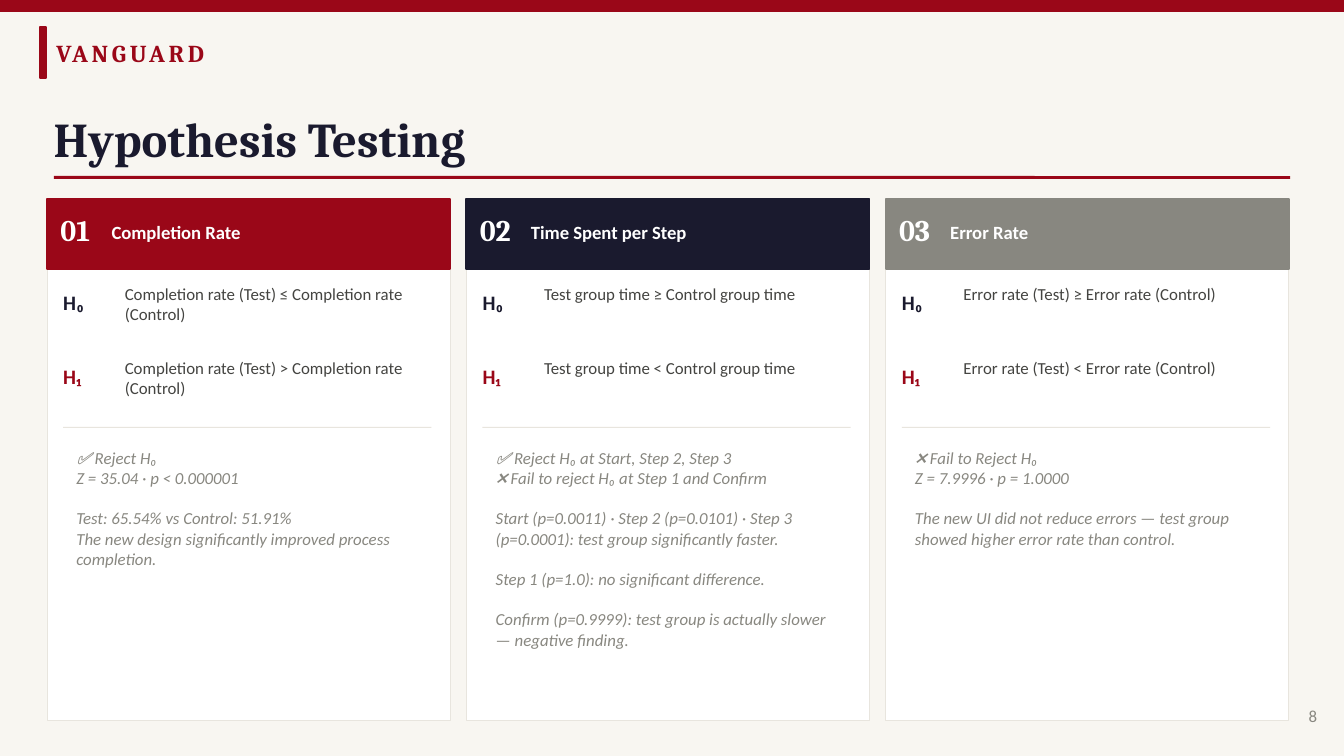
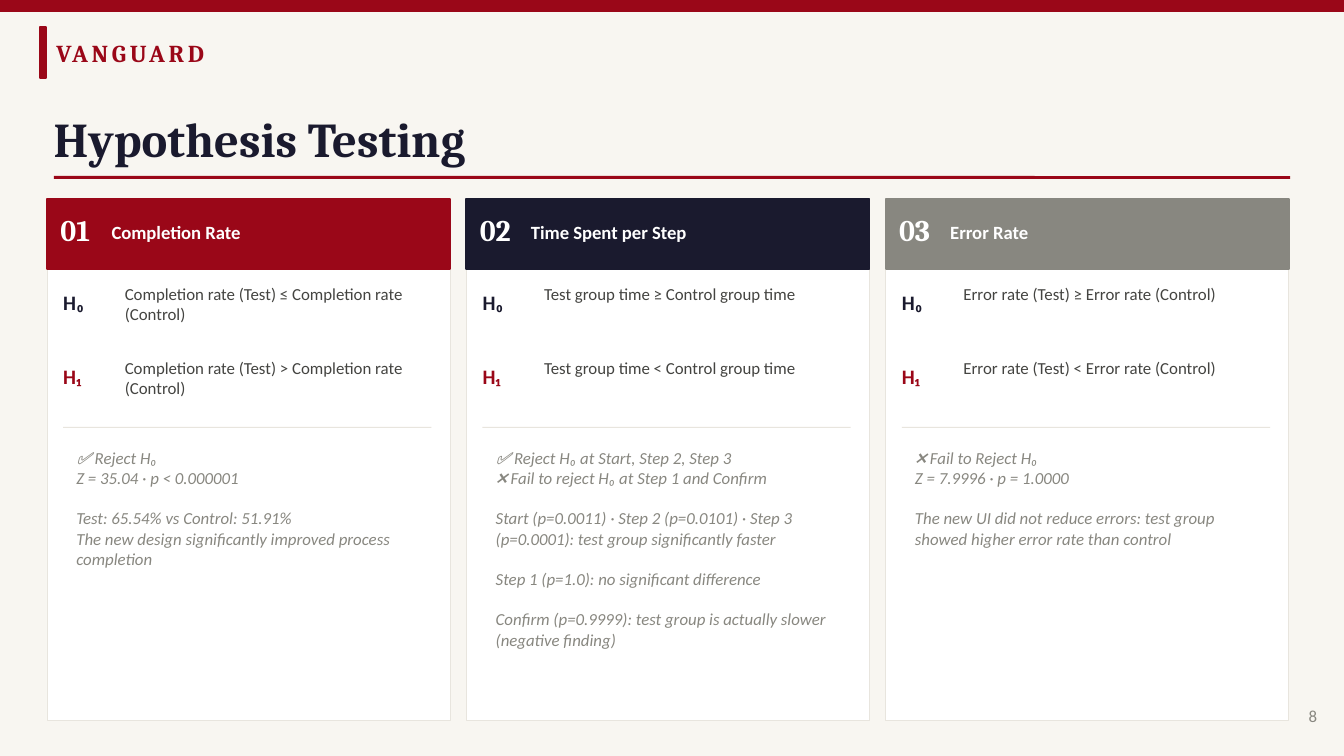
Before and after one commit to craftedbygaby/AB_testing, a slide deck: slide 8 of Vanguard_ABTest_Presentation.pptx. Drawn at 1344x756 pixels with LibreOffice and Linux fonts; fonts in the diff are those of the drawing. Boxes give left, top, right and bottom in pixels: in the first picture for what was removed or moved away, otherwise in the second. Text is boxed around its words. In the diff, an @@ line names an element or a change of style, - is before the commit and + after.

```diff
--- a/Vanguard_ABTest_Presentation.pptx
+++ b/Vanguard_ABTest_Presentation.pptx
@@ text at [76, 533, 390, 568]: text changed @@
-The new design significantly improved process completion.
+The new design significantly improved process completion
@@ text at [496, 512, 826, 649]: text changed @@
-Start (p=0.0011) · Step 2 (p=0.0101) · Step 3 (p=0.0001): test group significantly faster.
-Step 1 (p=1.0): no significant difference.
-Confirm (p=0.9999): test group is actually slower — negative finding.
+Start (p=0.0011) · Step 2 (p=0.0101) · Step 3 (p=0.0001): test group significantly faster
+Step 1 (p=1.0): no significant difference
+Confirm (p=0.9999): test group is actually slower (negative finding)
@@ text at [915, 512, 1214, 548]: text changed @@
-The new UI did not reduce errors — test group showed higher error rate than control.
+The new UI did not reduce errors: test group showed higher error rate than control
```
Also in this commit, not shown: 7 other slides changed.
